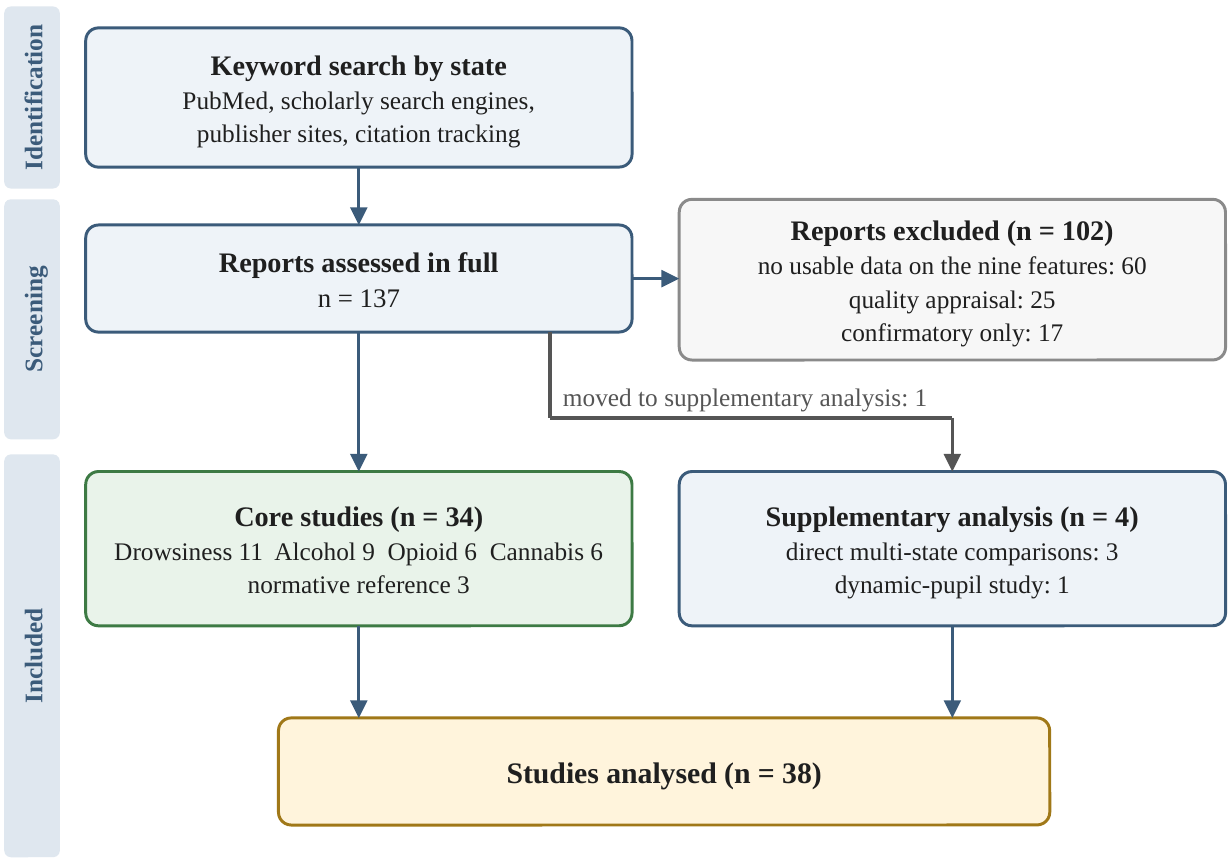
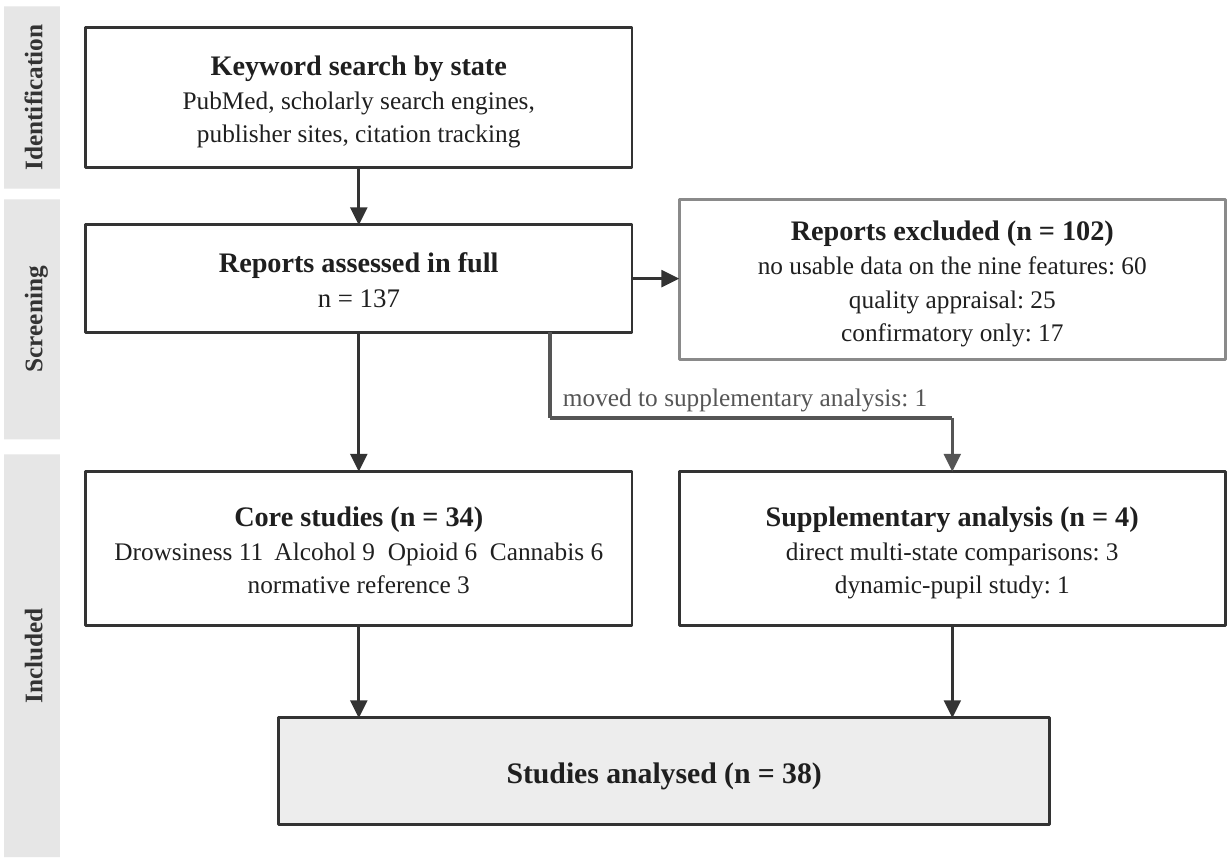
Before and after one commit to cioh-research/drug-virtual-driver-criteria, a slide deck: slide 1 of figures/src/f_flow.pptx. Drawn at 1232x868 pixels with LibreOffice and Linux fonts; fonts in the diff are those of the drawing. Boxes give left, top, right and bottom in pixels: in the first picture for what was removed or moved away, otherwise in the second. Text is boxed around its words. In the diff, an @@ line names an element or a change of style, - is before the commit and + after.

```diff
--- a/figures/src/f_flow.pptx
+++ b/figures/src/f_flow.pptx
@@ arrow (358, 167) - (358, 225): stroke #3B5B7A 1.1 pt to #333333 1.1 pt @@
@@ rectangle "Reports excluded (n = 102)" at box(679, 199, 1226, 360): rounded rectangle to rectangle; fill #F7F7F7 to #FFFFFF @@
@@ arrow (632, 279) - (679, 279): stroke #3B5B7A 1.1 pt to #333333 1.1 pt @@
@@ arrow (358, 332) - (358, 471): stroke #3B5B7A 1.1 pt to #333333 1.1 pt @@
@@ rounded rectangle to rectangle; fill #DFE7EF to #E6E6E6 in 3 elements at box(4, 6, 60, 189), box(4, 199, 60, 439), box(4, 454, 60, 857) @@
@@ text colour #3B5B7A to #333333 in 3 elements at box(20, 39, 48, 166), box(20, 276, 48, 370), box(20, 617, 48, 701) @@
@@ rectangle "Core studies (n = 34)" at box(86, 471, 632, 626): rounded rectangle to rectangle; fill #E9F3EA to #FFFFFF; outline #3D7A44 1 pt to #333333 1 pt @@
@@ rounded rectangle to rectangle; fill #EEF3F8 to #FFFFFF; outline #3B5B7A 1 pt to #333333 1 pt in 3 elements at box(86, 28, 632, 167), box(86, 225, 632, 332), box(679, 471, 1226, 626) @@
@@ arrow (358, 626) - (358, 718): stroke #3B5B7A 1.1 pt to #333333 1.1 pt @@
@@ arrow (953, 626) - (953, 718): stroke #3B5B7A 1.1 pt to #333333 1.1 pt @@
@@ rectangle "Studies analysed (n = 38)" at box(279, 718, 1050, 825): rounded rectangle to rectangle; fill #FFF4DC to #EDEDED; outline #A07818 1 pt to #333333 1 pt @@
```
Also in this commit, not shown: 18 other files.
